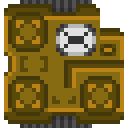
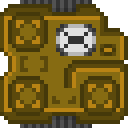
The second 128px x 128px image is a revision of the first. Changes to its layers:
showed "threads 2" over left=20, top=0, right=92, bottom=128
painted on "mk2" over left=0, top=12, right=128, bottom=116
